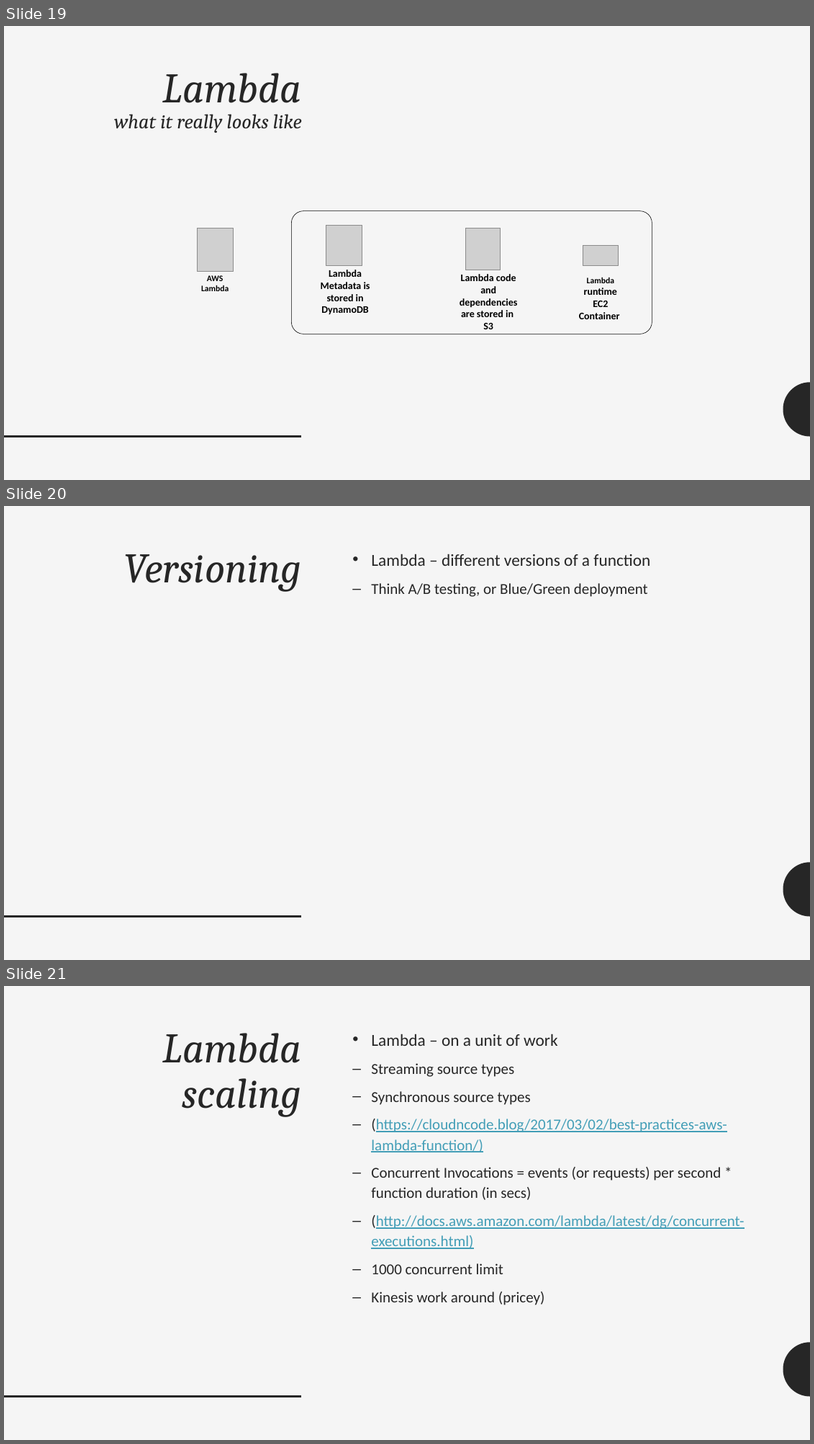
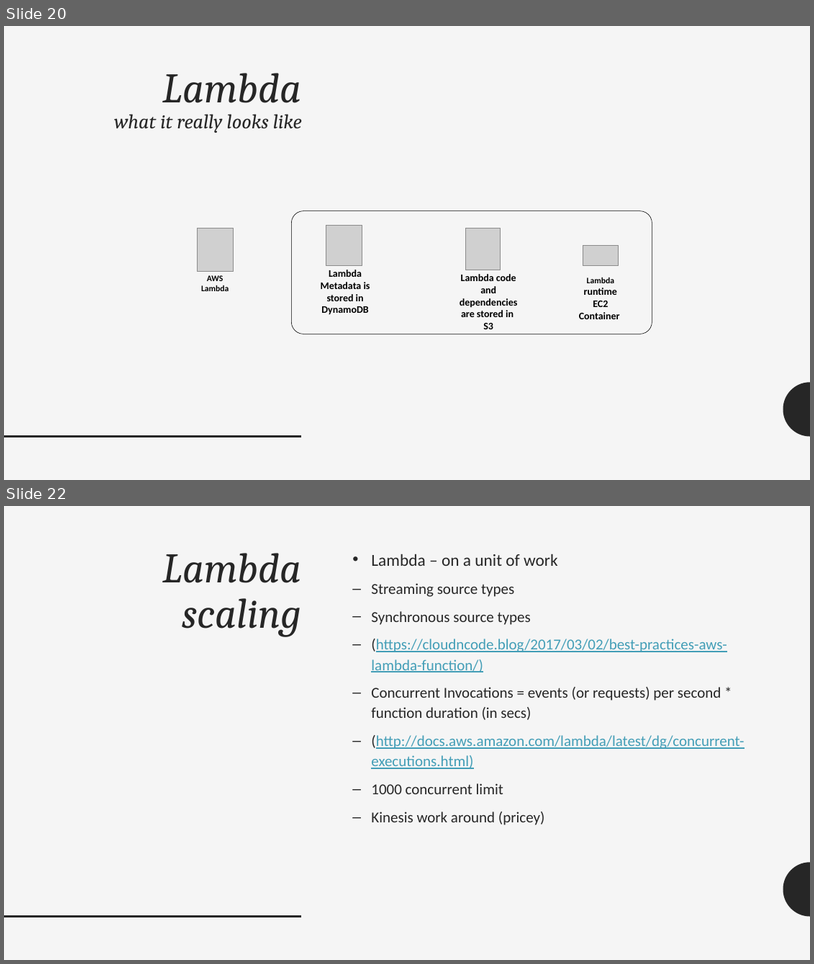
Before and after one commit to adrianpomilio/going-serverless, a slide deck: going-serverless-2017.pptx. Shown one above the other, each under a label of ours: slides 19, 20 and 21 before the commit, slides 20 and 22 after it; the slides between them are not shown. The pictures are 814x1444 and 814x964 pixels, drawn with LibreOffice and Linux fonts; fonts in the diff are those of the drawing; grey boxes stand for pictures. Boxes give left, top, right and bottom in pixels: in the first picture for what was removed or moved away, otherwise in the second. Text is boxed around its words. In the diff, an @@ line names an element or a change of style, - is before the commit and + after.

Commit message:
adding lambda details, red pill, rabbit hole

```diff
--- a/going-serverless-2017.pptx
+++ b/going-serverless-2017.pptx
@@ slide 20 removed at bbox=[4, 506, 810, 960], background #F5F5F5; not listed: 2 template elements that a slide beside it also shows @@
@@ title removed at bbox=[124, 554, 302, 592] @@
-Versioning
@@ text removed at bbox=[371, 554, 651, 597] @@
-• Lambda – different versions of a function
-  – Think A/B testing, or Blue/Green deployment
@@ what was slide 19 is now slide 20 @@
@@ what was slide 21 is now slide 22 @@
```
Also in this commit, not shown: 2 slides added.
